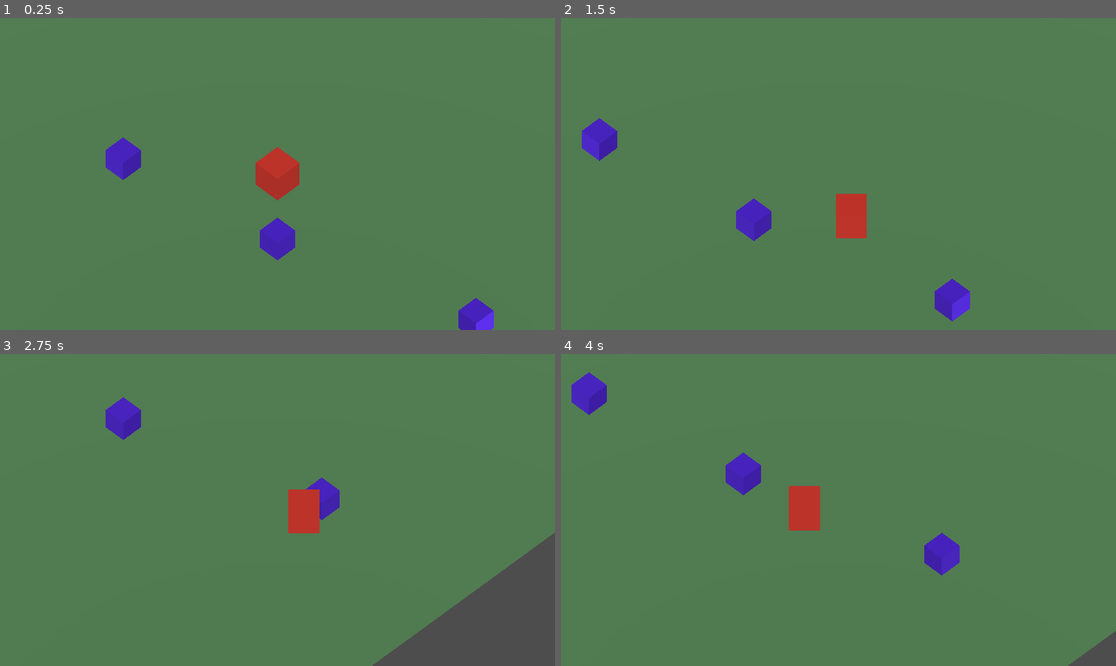
Above: before the commit, frames 1-4 (two rows, left to right).
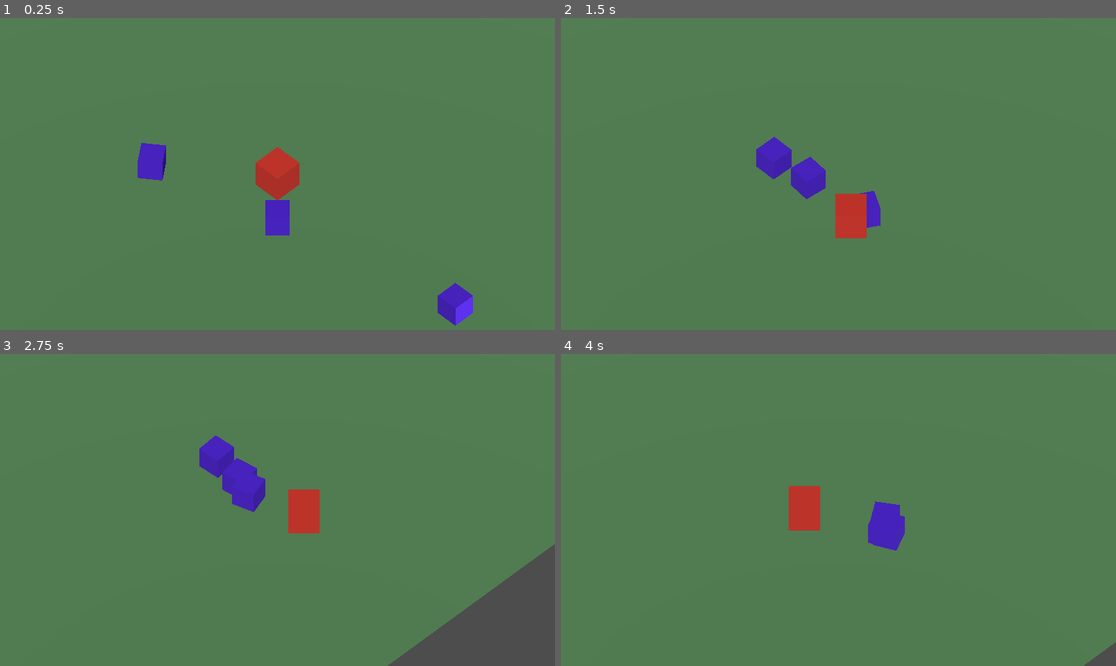
Above: after the commit, the same moments.

Repository: suxrob-1124/arcane-net
Game: Godot game, scene res://scenes/main/Main.tscn
The game is run twice, just before and just after one commit, with the same random seed, the same clock (stepped at 60 frames per second) and the same inputs.
Inputs (mouse positions are in pixels of both pictures, inside the frame that each line leads up to):
- Up to frame 1 (0.25 s): no input
- Up to frame 2 (1.5 s): move the mouse to (960, 158) at 0.52 s; press the mouse at (960, 158) at 0.53 s; hold D (move_right) 0.53-1.28 s; move the mouse to (727, 189) at 1.27 s; release the mouse at (727, 189) at 1.28 s; hold S (move_down) from 1.28 s (still down); tap Space (dash) at 1.35 s
- Up to frame 3 (2.75 s): move the mouse to (333, 441) at 2.02 s; release S (move_down) at 2.03 s; hold D (move_right) from 2.03 s (still down); hold Tab (switch_target) from 2.03 s (still down)
- Up to frame 4 (4 s): move the mouse to (810, 572) at 2.77 s; release D (move_right) at 2.78 s; release Tab (switch_target) at 2.78 s; hold W (move_up) 2.78-3.53 s; click (810, 572) at 2.85 s; move the mouse to (1005, 556) at 3.52 s; hold A (move_left) from 3.53 s (still down); hold Space (dash) from 3.53 s (still down)

The runs differ from the first frame. In frame 1, 2.9% of the frame differs, in the area x 19-89%, y 38-100%; in frame 2, 3.3%; in frame 3, 3.7%, in the area x 19-100%, y 13-100%; in frame 4, 2.9%.
Error before the commit: Invalid access to property or key 'chase_radius' on a base object of type 'Nil'. (res://scripts/combat/Enemy.gd:42)

Commit message:
fix(combat): assign GlitchPupData to scene, break circular .tres dependency
- GlitchPup.tscn: wire data = GlitchPupData.tres on root node
- GlitchPupData.tres: use script_class format; drop enemy_scene ref
  (circular dep GlitchPup.tscn ↔ GlitchPupData.tres caused parse error)
- Enemy.gd: prefix unused killer param with underscore

Co-Authored-By: Claude Sonnet 4.6 <noreply@anthropic.com>

Diff:
--- a/resources/enemies/GlitchPupData.tres
+++ b/resources/enemies/GlitchPupData.tres
@@ -1,9 +1,9 @@
-[gd_resource type="EnemyData" format=3 uid="uid://glitch_pup_data"]
+[gd_resource type="Resource" script_class="EnemyData" format=3 uid="uid://glitch_pup_data"]
 
-[ext_resource type="PackedScene" uid="uid://glitch_pup" path="res://scenes/combat/GlitchPup.tscn" id="1_scene"]
+[ext_resource type="Script" path="res://scripts/data/EnemyData.gd" id="1_script"]
 
 [resource]
-enemy_scene = ExtResource("1_scene")
+script = ExtResource("1_script")
 enemy_name = "Glitch Pup"
 enemy_id = &"glitch_pup"
 max_hp = 30
--- a/scenes/combat/GlitchPup.tscn
+++ b/scenes/combat/GlitchPup.tscn
@@ -2,6 +2,7 @@
 
 [ext_resource type="Script" path="res://scripts/combat/enemies/GlitchPup.gd" id="1_pup"]
 [ext_resource type="Script" path="res://scripts/combat/HealthComponent.gd" id="2_health"]
+[ext_resource type="Resource" uid="uid://glitch_pup_data" path="res://resources/enemies/GlitchPupData.tres" id="3_data"]
 
 [sub_resource type="StandardMaterial3D" id="Mat_pup"]
 albedo_color = Color(0.3, 0.1, 0.85, 1.0)
@@ -28,6 +29,7 @@
 collision_layer = 4
 collision_mask = 1
 script = ExtResource("1_pup")
+data = ExtResource("3_data")
 
 [node name="Visuals" type="Node3D" parent="."]
 
--- a/scripts/combat/Enemy.gd
+++ b/scripts/combat/Enemy.gd
@@ -78,7 +78,7 @@
 	_player = get_tree().get_first_node_in_group(&"player") as Node3D
 
 
-func _on_died(killer: Node) -> void:
+func _on_died(_killer: Node) -> void:
 	set_state(State.DEAD)
 	set_physics_process(false)
 
